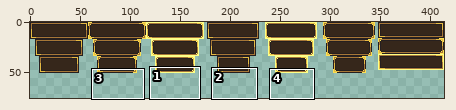
Two states of a sprite sheet, _Eligijus/Sprites/DefaultButtons.png. The picture above shows the old version from afar; the outline marks the close-up.
Close-up. Earlier state:
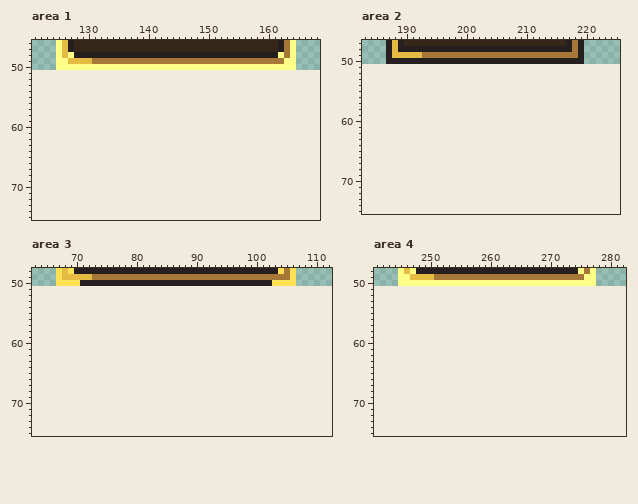
The file is 414x51 pixels. Shown: area 1: x 121..168, y 46..75; area 2: x 183..225, y 47..75; area 3: x 63..112, y 48..75; area 4: x 241..282, y 48..75. The old version is drawn lined up with the new one, on the new canvas. The commit also changed other parts of the picture, which this record leaves out.
After the commit:
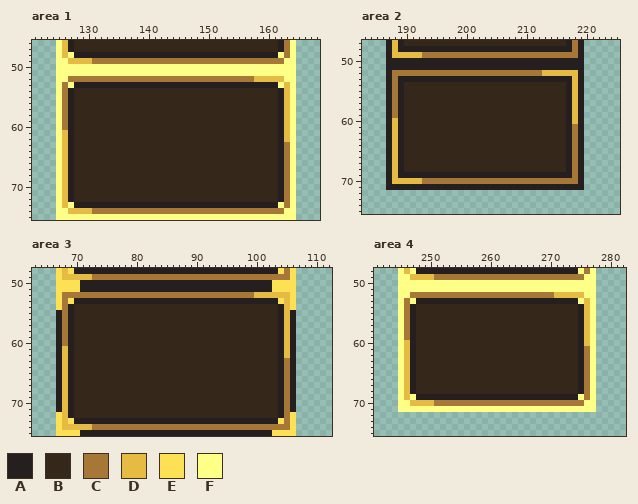
Palette (. is transparent): A #261f1f  B #36271b  C #a77737  D #e6bb43  E #fbe153  F #fdff87
The exact change:
canvas 414x51 -> 414x76
Changed rows in their new state; - is an unchanged pixel.
Area 1:
first column x 125:
51 FFFFFFFFFFFFFFFFFFFFFFFFFFFFFFFFFFFFFFFF
52 FFCCCCCCCCCCCCCCCCCCCCCCCCCCCCCCCDDDDDFF
53 FCFAAAAAAAAAAAAAAAAAAAAAAAAAAAAAAAAAAFDF
54 FCABBBBBBBBBBBBBBBBBBBBBBBBBBBBBBBBBBADF
55 FCABBBBBBBBBBBBBBBBBBBBBBBBBBBBBBBBBBADF
56 FCABBBBBBBBBBBBBBBBBBBBBBBBBBBBBBBBBBADF
57 FCABBBBBBBBBBBBBBBBBBBBBBBBBBBBBBBBBBADF
58 FCABBBBBBBBBBBBBBBBBBBBBBBBBBBBBBBBBBADF
59 FCABBBBBBBBBBBBBBBBBBBBBBBBBBBBBBBBBBADF
60 FCABBBBBBBBBBBBBBBBBBBBBBBBBBBBBBBBBBADF
61 FDABBBBBBBBBBBBBBBBBBBBBBBBBBBBBBBBBBADF
62 FDABBBBBBBBBBBBBBBBBBBBBBBBBBBBBBBBBBADF
63 FDABBBBBBBBBBBBBBBBBBBBBBBBBBBBBBBBBBACF
64 FDABBBBBBBBBBBBBBBBBBBBBBBBBBBBBBBBBBACF
65 FDABBBBBBBBBBBBBBBBBBBBBBBBBBBBBBBBBBACF
66 FDABBBBBBBBBBBBBBBBBBBBBBBBBBBBBBBBBBACF
67 FDABBBBBBBBBBBBBBBBBBBBBBBBBBBBBBBBBBACF
68 FDABBBBBBBBBBBBBBBBBBBBBBBBBBBBBBBBBBACF
69 FDABBBBBBBBBBBBBBBBBBBBBBBBBBBBBBBBBBACF
70 FDABBBBBBBBBBBBBBBBBBBBBBBBBBBBBBBBBBACF
71 FDABBBBBBBBBBBBBBBBBBBBBBBBBBBBBBBBBBACF
72 FDABBBBBBBBBBBBBBBBBBBBBBBBBBBBBBBBBBACF
73 FDFAAAAAAAAAAAAAAAAAAAAAAAAAAAAAAAAAAFCF
74 FFDDDDCCCCCCCCCCCCCCCCCCCCCCCCCCCCCCCCFF
75 FFFFFFFFFFFFFFFFFFFFFFFFFFFFFFFFFFFFFFFF
Area 2:
first column x 187:
51 AAAAAAAAAAAAAAAAAAAAAAAAAAAAAAAAA
52 ACCCCCCCCCCCCCCCCCCCCCCCCCDDDDDDA
53 ACAAAAAAAAAAAAAAAAAAAAAAAAAAAAADA
54 ACABBBBBBBBBBBBBBBBBBBBBBBBBBBADA
55 ACABBBBBBBBBBBBBBBBBBBBBBBBBBBADA
56 ACABBBBBBBBBBBBBBBBBBBBBBBBBBBADA
57 ACABBBBBBBBBBBBBBBBBBBBBBBBBBBADA
58 ACABBBBBBBBBBBBBBBBBBBBBBBBBBBADA
59 ACABBBBBBBBBBBBBBBBBBBBBBBBBBBADA
60 ADABBBBBBBBBBBBBBBBBBBBBBBBBBBADA
61 ADABBBBBBBBBBBBBBBBBBBBBBBBBBBACA
62 ADABBBBBBBBBBBBBBBBBBBBBBBBBBBACA
63 ADABBBBBBBBBBBBBBBBBBBBBBBBBBBACA
64 ADABBBBBBBBBBBBBBBBBBBBBBBBBBBACA
65 ADABBBBBBBBBBBBBBBBBBBBBBBBBBBACA
66 ADABBBBBBBBBBBBBBBBBBBBBBBBBBBACA
67 ADABBBBBBBBBBBBBBBBBBBBBBBBBBBACA
68 ADABBBBBBBBBBBBBBBBBBBBBBBBBBBACA
69 ADAAAAAAAAAAAAAAAAAAAAAAAAAAAAACA
70 ADDDDDCCCCCCCCCCCCCCCCCCCCCCCCCCA
71 AAAAAAAAAAAAAAAAAAAAAAAAAAAAAAAAA
Area 3:
first column x 67:
51 EEEEAAAAAAAAAAAAAAAAAAAAAAAAAAAAAAAAEEEE
52 ECCCCCCCCCCCCCCCCCCCCCCCCCCCCCCCCDDDDDDE
53 ECEAAAAAAAAAAAAAAAAAAAAAAAAAAAAAAAAAAEDE
54 ECABBBBBBBBBBBBBBBBBBBBBBBBBBBBBBBBBBADE
55 ACABBBBBBBBBBBBBBBBBBBBBBBBBBBBBBBBBBADA
56 ACABBBBBBBBBBBBBBBBBBBBBBBBBBBBBBBBBBADA
57 ACABBBBBBBBBBBBBBBBBBBBBBBBBBBBBBBBBBADA
58 ACABBBBBBBBBBBBBBBBBBBBBBBBBBBBBBBBBBADA
59 ACABBBBBBBBBBBBBBBBBBBBBBBBBBBBBBBBBBADA
60 ACABBBBBBBBBBBBBBBBBBBBBBBBBBBBBBBBBBADA
61 ADABBBBBBBBBBBBBBBBBBBBBBBBBBBBBBBBBBADA
62 ADABBBBBBBBBBBBBBBBBBBBBBBBBBBBBBBBBBADA
63 ADABBBBBBBBBBBBBBBBBBBBBBBBBBBBBBBBBBACA
64 ADABBBBBBBBBBBBBBBBBBBBBBBBBBBBBBBBBBACA
65 ADABBBBBBBBBBBBBBBBBBBBBBBBBBBBBBBBBBACA
66 ADABBBBBBBBBBBBBBBBBBBBBBBBBBBBBBBBBBACA
67 ADABBBBBBBBBBBBBBBBBBBBBBBBBBBBBBBBBBACA
68 ADABBBBBBBBBBBBBBBBBBBBBBBBBBBBBBBBBBACA
69 ADABBBBBBBBBBBBBBBBBBBBBBBBBBBBBBBBBBACA
70 ADABBBBBBBBBBBBBBBBBBBBBBBBBBBBBBBBBBACA
71 ADABBBBBBBBBBBBBBBBBBBBBBBBBBBBBBBBBBACA
72 EDABBBBBBBBBBBBBBBBBBBBBBBBBBBBBBBBBBACE
73 EDEAAAAAAAAAAAAAAAAAAAAAAAAAAAAAAAAAAECE
74 EDDDDDCCCCCCCCCCCCCCCCCCCCCCCCCCCCCCCCCE
75 EEEEAAAAAAAAAAAAAAAAAAAAAAAAAAAAAAAAEEEE
Area 4:
first column x 245:
51 FFFFFFFFFFFFFFFFFFFFFFFFFFFFFFFFF
52 FFCCCCCCCCCCCCCCCCCCCCCCCCDDDDDFF
53 FCFAAAAAAAAAAAAAAAAAAAAAAAAAAAFDF
54 FCABBBBBBBBBBBBBBBBBBBBBBBBBBBADF
55 FCABBBBBBBBBBBBBBBBBBBBBBBBBBBADF
56 FCABBBBBBBBBBBBBBBBBBBBBBBBBBBADF
57 FCABBBBBBBBBBBBBBBBBBBBBBBBBBBADF
58 FCABBBBBBBBBBBBBBBBBBBBBBBBBBBADF
59 FCABBBBBBBBBBBBBBBBBBBBBBBBBBBADF
60 FDABBBBBBBBBBBBBBBBBBBBBBBBBBBADF
61 FDABBBBBBBBBBBBBBBBBBBBBBBBBBBACF
62 FDABBBBBBBBBBBBBBBBBBBBBBBBBBBACF
63 FDABBBBBBBBBBBBBBBBBBBBBBBBBBBACF
64 FDABBBBBBBBBBBBBBBBBBBBBBBBBBBACF
65 FDABBBBBBBBBBBBBBBBBBBBBBBBBBBACF
66 FDABBBBBBBBBBBBBBBBBBBBBBBBBBBACF
67 FDABBBBBBBBBBBBBBBBBBBBBBBBBBBACF
68 FDABBBBBBBBBBBBBBBBBBBBBBBBBBBACF
69 FDFAAAAAAAAAAAAAAAAAAAAAAAAAAAFCF
70 FFDDDDCCCCCCCCCCCCCCCCCCCCCCCCCFF
71 FFFFFFFFFFFFFFFFFFFFFFFFFFFFFFFFF
